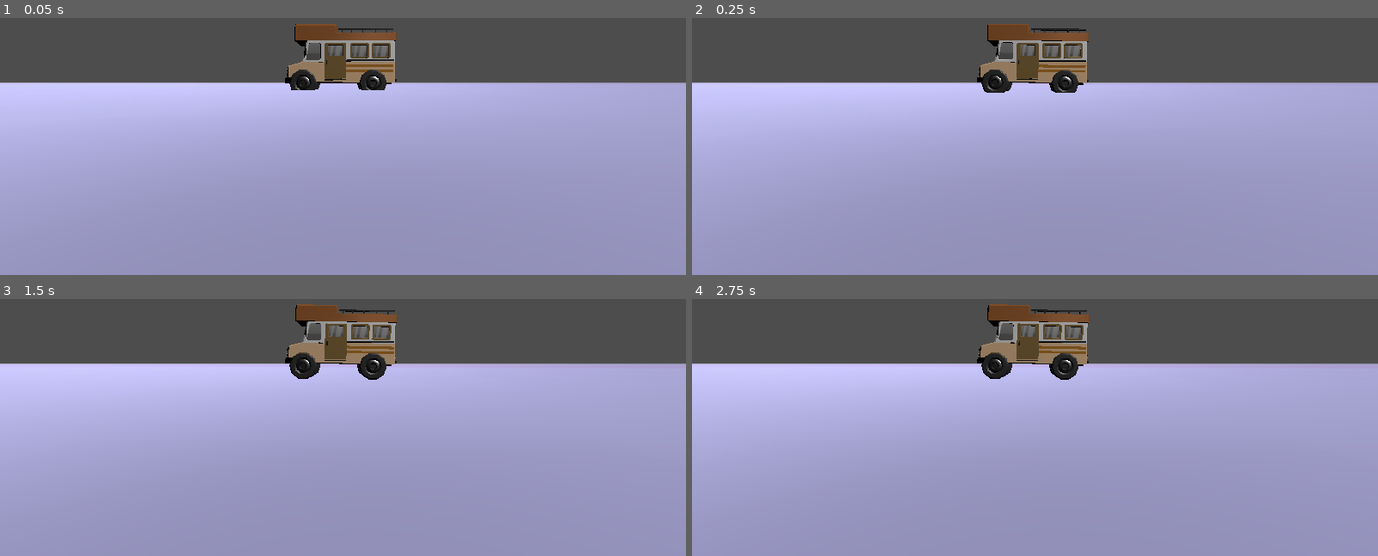
Above: before the commit, frames 1-4 (two rows, left to right).
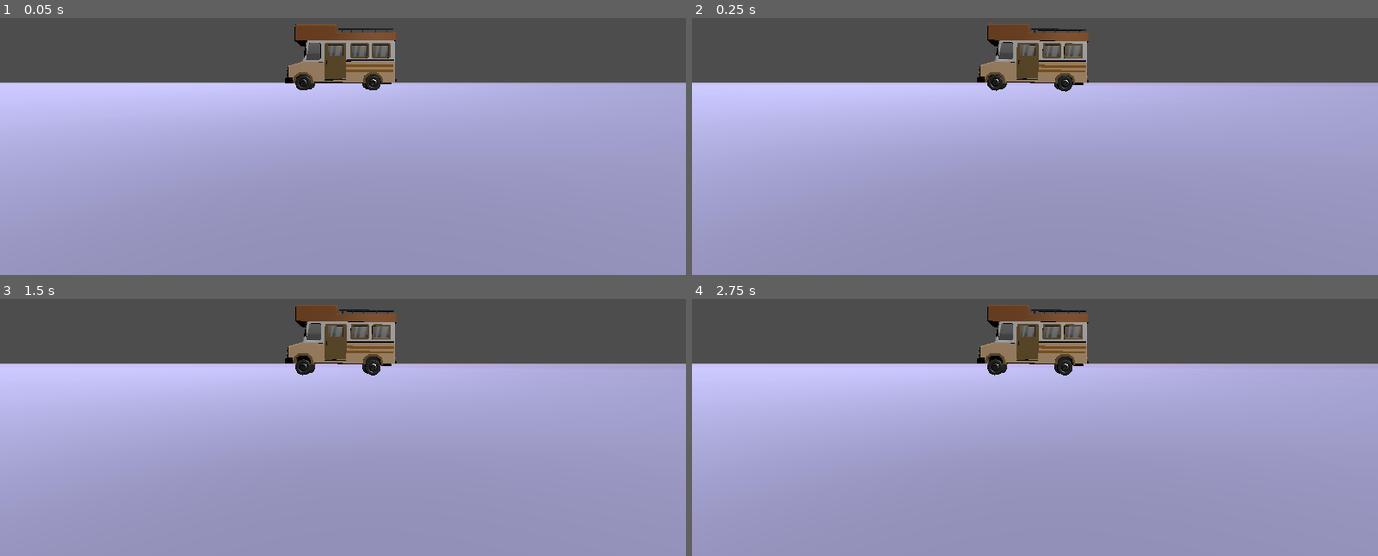
Above: after the commit, the same moments.

Repository: m-uvex/LowGear
Game: Godot game, scene res://main_world.tscn
Same seed, same stepped clock (60 frames per second), same inputs: the game is played once before the commit and once after it.
Inputs (mouse positions are in pixels of both pictures, inside the frame that each line leads up to):
- Up to frame 1 (0.05 s): no input
- Up to frame 2 (0.25 s): no input
- Up to frame 3 (1.5 s): move the mouse to (377, 360) at 0.52 s; click (377, 360) at 0.67 s; move the mouse to (308, 365) at 1.27 s; click (308, 365) at 1.42 s
- Up to frame 4 (2.75 s): tap Enter at 2 s; move the mouse to (1048, 355) at 2.02 s; click (1048, 355) at 2.17 s

The runs differ from the first frame. In frame 1, 0.4% of the frame differs, in the area x 42-57%, y 20-29%; in frame 2, 0.5%; in frame 3, 0.7%; in frame 4, 0.7%, in the area x 41-58%, y 2-32%.

Commit message:
fixed some bugs

Diff:
--- a/RVCar.tscn
+++ b/RVCar.tscn
@@ -379,12 +379,12 @@
 use_as_steering = true
 wheel_rest_length = 0.2
 wheel_friction_slip = 1.5
-suspension_stiffness = 30.0
+suspension_stiffness = 50.0
 damping_compression = 6.0
 damping_relaxation = 4.0
 
-[node name="FL" type="MeshInstance3D" parent="WheelFL"]
-transform = Transform3D(-8.24743e-08, 0, 1.88679, 0, 1.88679, 0, -1.88679, 0, -8.24743e-08, 0.000396729, 0.000735074, -0.000435591)
+[node name="Mesh" type="MeshInstance3D" parent="WheelFL"]
+transform = Transform3D(-4.80825e-08, 0, 1.1, 0, 1.1, 0, -1.1, 0, -4.80825e-08, 0.000396729, 0.000735074, -0.000435591)
 mesh = SubResource("ArrayMesh_ir5xs")
 skeleton = NodePath("")
 
@@ -393,12 +393,12 @@
 use_as_traction = true
 wheel_rest_length = 0.2
 wheel_friction_slip = 1.5
-suspension_stiffness = 30.0
+suspension_stiffness = 50.0
 damping_compression = 6.0
 damping_relaxation = 4.0
 
-[node name="RL" type="MeshInstance3D" parent="WheelRL"]
-transform = Transform3D(-8.24743e-08, 0, 1.88679, 0, 1.88679, 0, -1.88679, 0, -8.24743e-08, 0.000397444, 0.000735067, -0.000915766)
+[node name="Mesh" type="MeshInstance3D" parent="WheelRL"]
+transform = Transform3D(-4.80825e-08, 0, 1.1, 0, 1.1, 0, -1.1, 0, -4.80825e-08, 0.000397444, 0.000735067, -0.000915766)
 mesh = SubResource("ArrayMesh_xv32m")
 skeleton = NodePath("")
 
@@ -407,12 +407,12 @@
 use_as_steering = true
 wheel_rest_length = 0.2
 wheel_friction_slip = 1.5
-suspension_stiffness = 30.0
+suspension_stiffness = 50.0
 damping_compression = 6.0
 damping_relaxation = 4.0
 
-[node name="FR" type="MeshInstance3D" parent="WheelFR"]
-transform = Transform3D(-8.24743e-08, 0, 1.88679, 0, 1.88679, 0, -1.88679, 0, -8.24743e-08, -0.000396967, 0.000735104, -0.000437021)
+[node name="Mesh" type="MeshInstance3D" parent="WheelFR"]
+transform = Transform3D(-4.80825e-08, 0, 1.1, 0, 1.1, 0, -1.1, 0, -4.80825e-08, -0.000396967, 0.000735104, -0.000437021)
 mesh = SubResource("ArrayMesh_bbwg7")
 skeleton = NodePath("")
 
@@ -421,11 +421,11 @@
 use_as_traction = true
 wheel_rest_length = 0.2
 wheel_friction_slip = 1.5
-suspension_stiffness = 30.0
+suspension_stiffness = 50.0
 damping_compression = 6.0
 damping_relaxation = 4.0
 
-[node name="RR" type="MeshInstance3D" parent="WheelRR"]
-transform = Transform3D(-8.24743e-08, 0, 1.88679, 0, 1.88679, 0, -1.88679, 0, -8.24743e-08, -0.000396967, 0.000735112, -0.000915766)
+[node name="Mesh" type="MeshInstance3D" parent="WheelRR"]
+transform = Transform3D(-4.80825e-08, 0, 1.1, 0, 1.1, 0, -1.1, 0, -4.80825e-08, -0.000396967, 0.000735112, -0.000915766)
 mesh = SubResource("ArrayMesh_w1uct")
 skeleton = NodePath("")
--- a/main_world.tscn
+++ b/main_world.tscn
@@ -6,90 +6,85 @@
 [sub_resource type="GDScript" id="GDScript_6soy1"]
 script/source = "extends VehicleBody3D
 
-@export var custom_engine_force := 3000.0
+@export var engine_power := 3000.0
 @export var brake_force := 120.0
 @export var handbrake_force := 500.0
-@export var max_steering_angle := 0.4 # in radians (~23°)
-@export var gear_count := 6
+@export var max_steering := 0.4
+@export var drift_enabled := true
 
+var throttle := 0.0
 var steering_input := 0.0
-var throttle := 0.0
 var braking := false
 var handbraking := false
-var current_gear := 1
-var clutch_engaged := false
-var manual_transmission := false
+var headlights := 0 # 0: Off, 1: Low, 2: High
 
+var is_moving_forward := true  # Track movement direction
 
-func _physics_process(_delta):
-	handle_input()
-	update_vehicle()
-
-func handle_input():
-	# Steering
-	steering_input = Input.get_action_strength(\"InGame_Steer.Left\") - Input.get_action_strength(\"InGame_Steer.Right\")
-	steering_input *= max_steering_angle
-
-	# Acceleration & Reversing & Braking
-	throttle = Input.get_action_strength(\"InGame_Accelerate\")
-	if engine_force == 0 and not manual_transmission:
-		throttle = Input.get_action_strength(\"InGame_Reverse\") * -1
-	braking = Input.is_action_pressed(\"InGame_Brake\")
+func _physics_process(delta):
+	var accel = Input.get_action_strength(\"InGame_Accelerate\")
+	var reverse = Input.get_action_strength(\"InGame_Reverse\")
+	braking = accel > 0.0 and reverse > 0.0
 	handbraking = Input.is_action_pressed(\"InGame_HandBrake\")
 
-	# Horn (just logs here)
+	# Adjust throttle based on input
+	if reverse > 0.0 and accel == 0.0:
+		throttle = -reverse * 0.5
+		is_moving_forward = false
+	elif accel > 0.0:
+		throttle = accel
+		is_moving_forward = true
+	else:
+		throttle = 0.0
+
+	steering_input = (Input.get_action_strength(\"InGame_Steer.Left\") - Input.get_action_strength(\"InGame_Steer.Right\")) * max_steering
+
+	# Handle horn, signals, and headlights
 	if Input.is_action_just_pressed(\"InGame_Horn\"):
 		print(\"Honk!\")
-
-	# Signals (just logs for now)
 	if Input.is_action_just_pressed(\"InGame_Signals.Left\"):
 		print(\"Left signal!\")
 	if Input.is_action_just_pressed(\"InGame_Signals.Right\"):
 		print(\"Right signal!\")
+	if Input.is_action_just_pressed(\"InGame_HeadLights.ChangeMode\"):
+		headlights = (headlights + 1) % 3
+		print(\"Headlights:\", headlights)
 
-	# Manual Gear Control
-	if manual_transmission:
-		if Input.is_action_just_pressed(\"InGame_Gear.Up\"):
-			current_gear = min(current_gear + 1, gear_count)
-			print(\"Gear:\", current_gear)
-		if Input.is_action_just_pressed(\"InGame_Gear.Down\"):
-			current_gear = max(current_gear - 1, 1)
-			print(\"Gear:\", current_gear)
-		if Input.is_action_just_pressed(\"InGame_Clutch\"):
-			clutch_engaged = !clutch_engaged
-			print(\"Clutch:\", clutch_engaged)
+	update_vehicle()
+	rotate_wheel_meshes(delta)
 
 func update_vehicle():
-	# Steering only applies to front wheels
-	get_node(\"WheelFL\").steering = steering_input
-	get_node(\"WheelFR\").steering = steering_input
+	get_node(\"WheelFL\").set(\"steering\", steering_input)
+	get_node(\"WheelFR\").set(\"steering\", steering_input)
 
-	# Engine force logic
-	var applied_engine_force = custom_engine_force * throttle
-	if manual_transmission and not clutch_engaged:
-		applied_engine_force = 0.0
+	apply_engine_force(engine_power * throttle)
+	apply_brake(brake_force if braking else 0.0)
 
-	apply_engine_force(applied_engine_force)
-
-	# Braking
-	var total_brake = brake_force if braking else 0.0
-	apply_brake(total_brake)
-
-	# Handbrake (rear wheels only)
-	if handbraking:
-		get_node(\"WheelRL\").brake = handbrake_force
-		get_node(\"WheelRR\").brake = handbrake_force
-	else:
-		get_node(\"WheelRL\").brake = 0.0
-		get_node(\"WheelRR\").brake = 0.0
+	var rear_brake = handbrake_force if drift_enabled and handbraking else 0.0
+	get_node(\"WheelRL\").set(\"brake\", rear_brake)
+	get_node(\"WheelRR\").set(\"brake\", rear_brake)
 
 func apply_engine_force(force):
-	for wheel_name in [\"WheelRL\", \"WheelRR\"]: # Rear only!
-		get_node(wheel_name).engine_force = force
+	for w in [\"WheelRL\", \"WheelRR\"]:
+		get_node(w).set(\"engine_force\", force)
 
 func apply_brake(force):
+	for w in [\"WheelFL\", \"WheelFR\", \"WheelRL\", \"WheelRR\"]:
+		get_node(w).set(\"brake\", force)
+
+func rotate_wheel_meshes(delta):
+	var velocity = linear_velocity
+	var rotation_sign = 1 if is_moving_forward else -1  # Adjust based on the car's movement direction
+
 	for wheel_name in [\"WheelFL\", \"WheelFR\", \"WheelRL\", \"WheelRR\"]:
-		get_node(wheel_name).brake = force
+		var wheel = get_node(wheel_name)
+		if wheel.has_node(\"Mesh\"): # Ensure the mesh exists
+			var mesh = wheel.get_node(\"Mesh\")
+			var radius = wheel.wheel_radius
+			var rpm = velocity.length() / (2.0 * PI * radius)
+			var rotation_speed = rpm * 2.0 * PI * delta * rotation_sign * -1
+
+			# Apply rotation speed based on movement direction
+			mesh.rotate_x(rotation_speed)
 "
 
 [sub_resource type="GDScript" id="GDScript_axiq8"]
